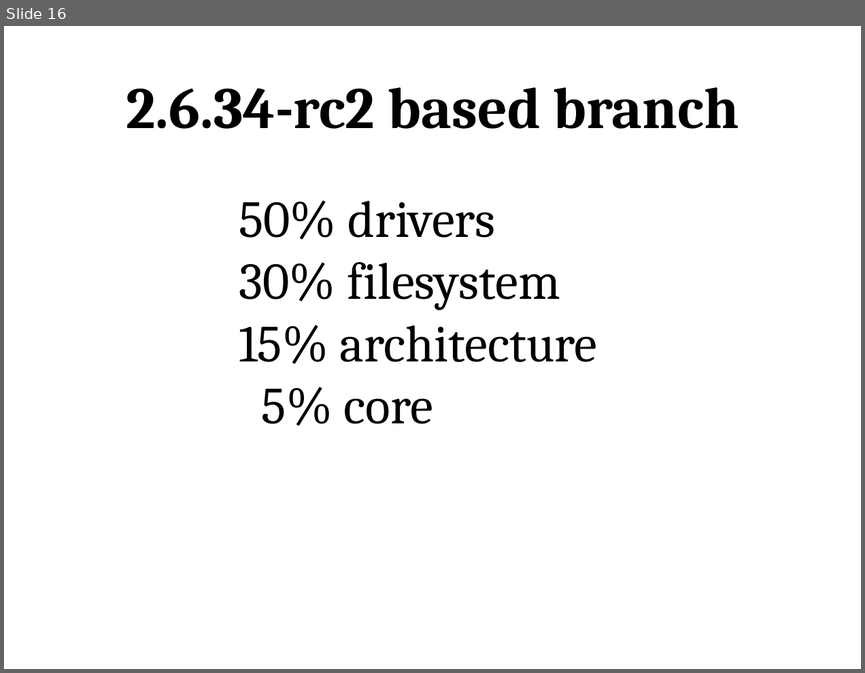
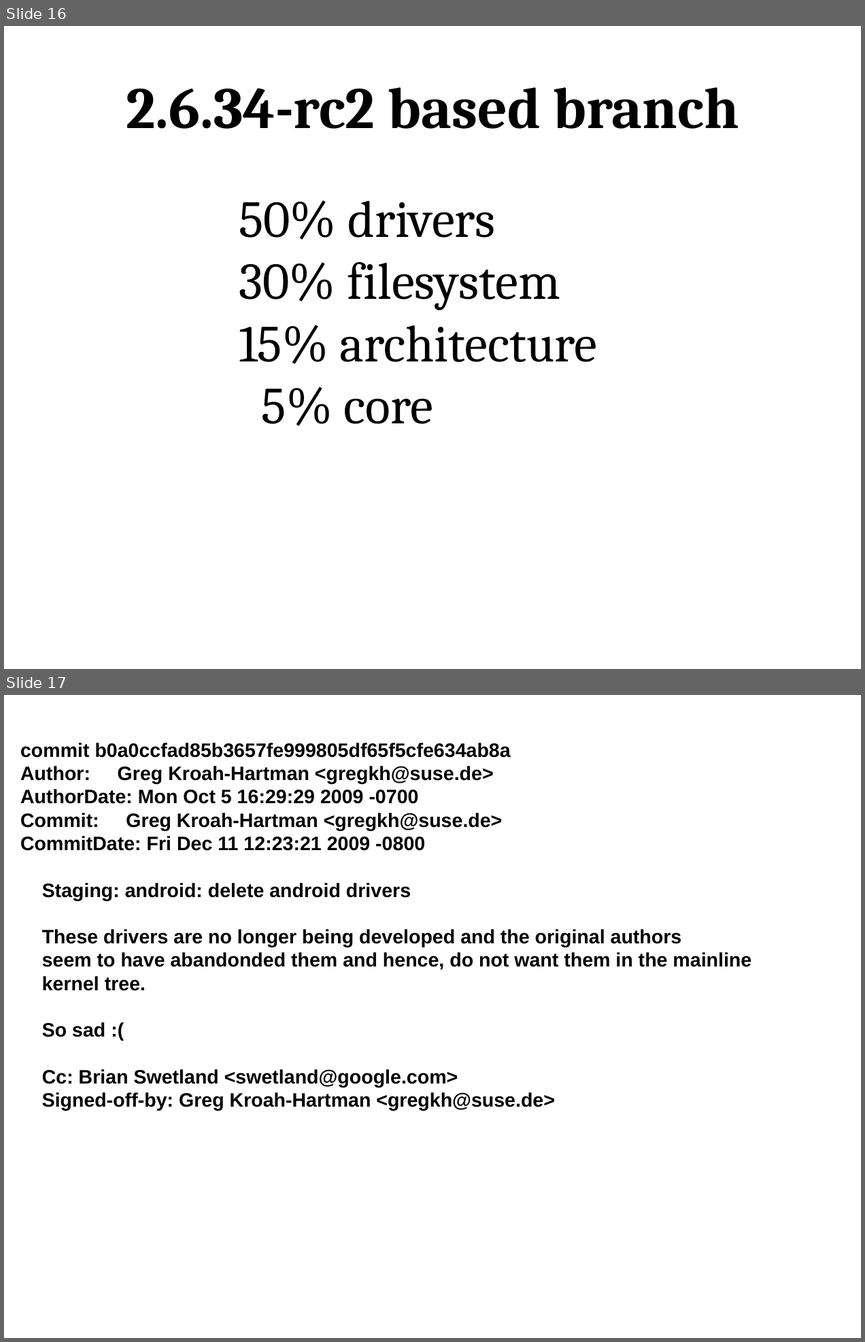
Before and after one commit to gregkh/android-presentation, a slide deck: android-kernel.odp. Shown one above the other, each under a label of ours: slide 16 before the commit, slides 16 and 17 after it. The pictures are 865x673 and 865x1342 pixels, drawn with LibreOffice and Linux fonts; fonts in the diff are those of the drawing. Boxes give left, top, right and bottom in pixels: in the first picture for what was removed or moved away, otherwise in the second. Text is boxed around its words. In the diff, an @@ line names an element or a change of style, - is before the commit and + after.

```diff
--- a/android-kernel.odp
+++ b/android-kernel.odp
@@ slide 17 added at bbox=[4, 695, 861, 1338], background #FFFFFF @@
@@ text added at bbox=[20, 743, 751, 1110], 18 pt, text #000000, bold @@
+commit b0a0ccfad85b3657fe999805df65f5cfe634ab8a
+Author: Greg Kroah-Hartman <gregkh@suse.de>
+AuthorDate: Mon Oct 5 16:29:29 2009 -0700
+Commit: Greg Kroah-Hartman <gregkh@suse.de>
+CommitDate: Fri Dec 11 12:23:21 2009 -0800
+Staging: android: delete android drivers
+These drivers are no longer being developed and the original authors
+seem to have abandonded them and hence, do not want them in the mainline
+kernel tree.
+So sad :(
+Cc: Brian Swetland <swetland@google.com>
+Signed-off-by: Greg Kroah-Hartman <gregkh@suse.de>
```
Also in this commit, not shown: 1 slide changed, 3 other slides added, 2 other files.
